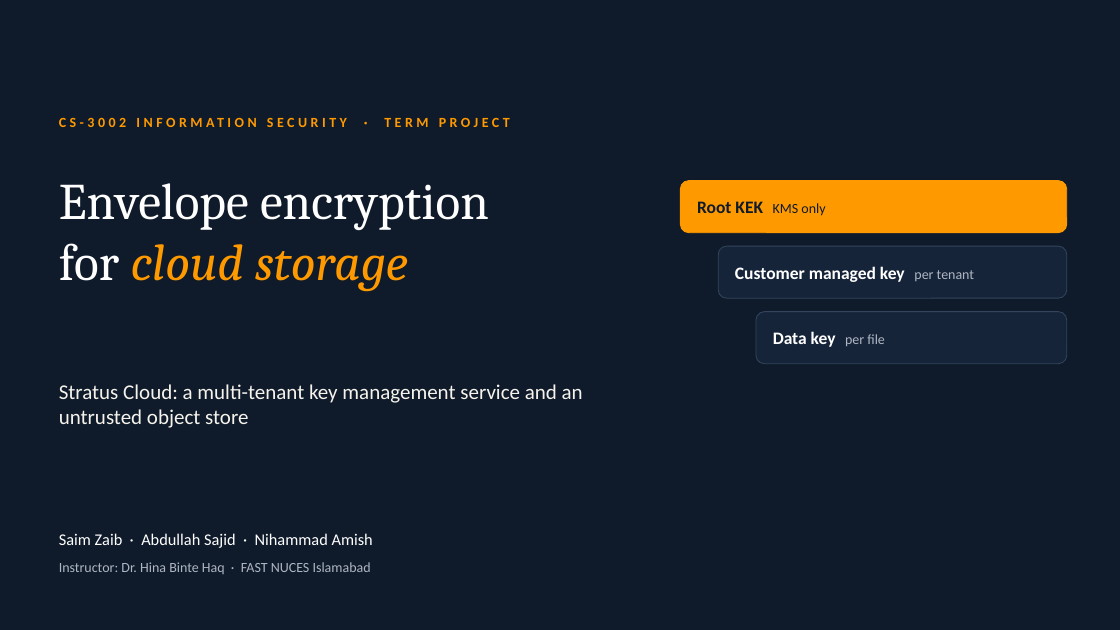
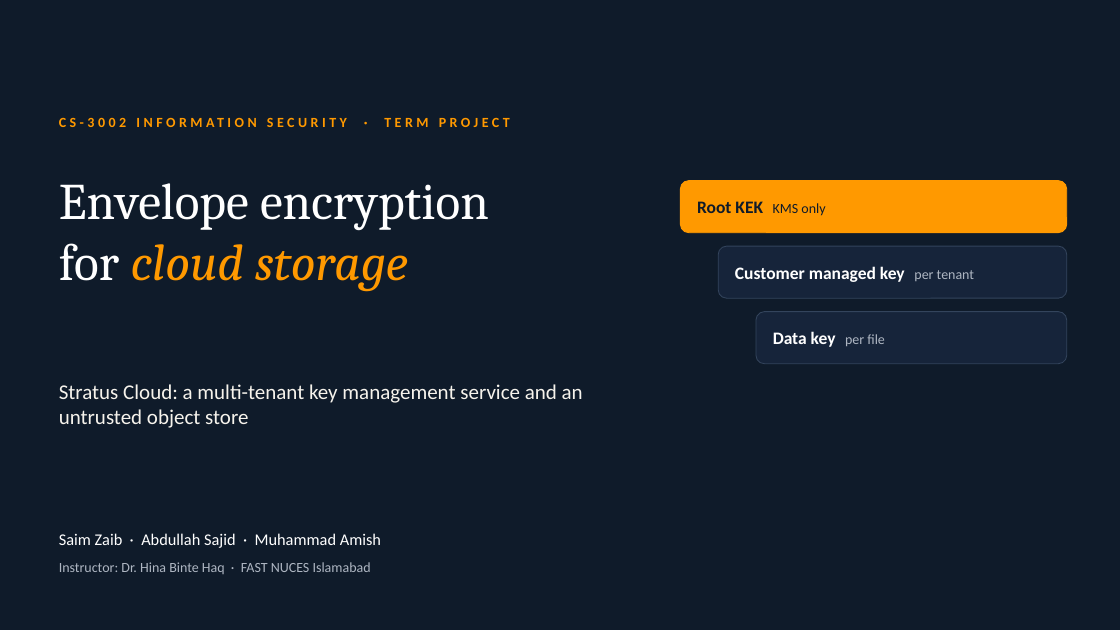
Before and after one commit to saimcyber/stratus-cloud, a slide deck: slide 1 of docs/Stratus-Presentation.pptx. Drawn at 1120x630 pixels with LibreOffice and Linux fonts; fonts in the diff are those of the drawing. Boxes give left, top, right and bottom in pixels: in the first picture for what was removed or moved away, otherwise in the second. Text is boxed around its words. In the diff, an @@ line names an element or a change of style, - is before the commit and + after.

Commit message:
Correct team member name to Muhammad Amish; add demo reset script

```diff
--- a/docs/Stratus-Presentation.pptx
+++ b/docs/Stratus-Presentation.pptx
@@ text at [59,533,381,548]: text changed @@
-Saim Zaib · Abdullah Sajid · Nihammad Amish
+Saim Zaib · Abdullah Sajid · Muhammad Amish
```
Also in this commit, not shown: 5 other files.
